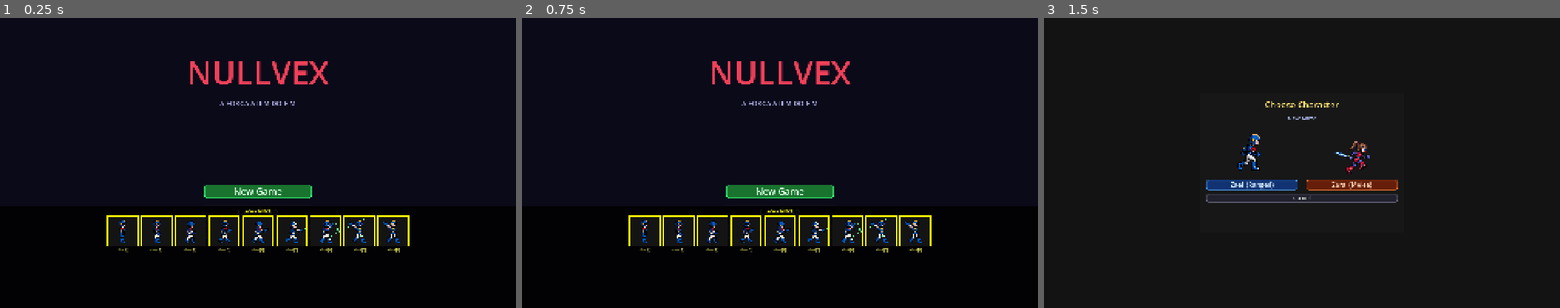
Above: before the commit, frames 1-3 (left to right).
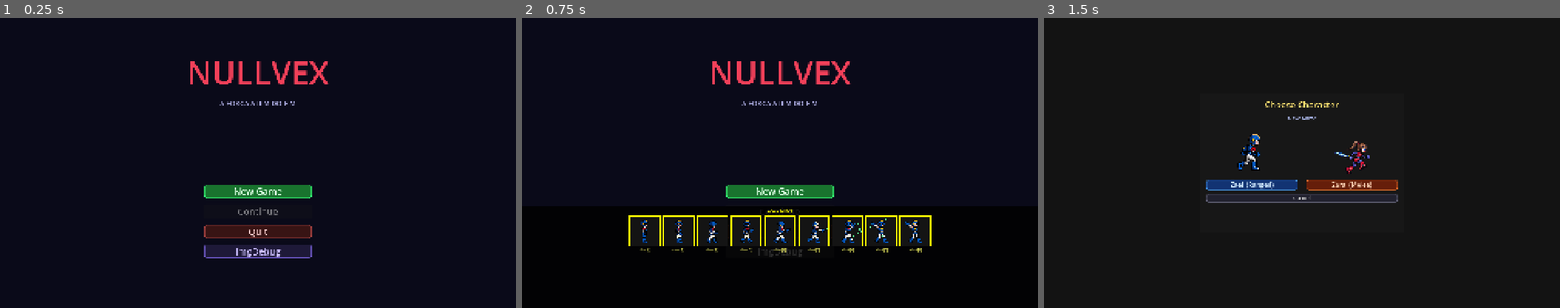
Above: after the commit, the same moments.

Repository: joaoramos00/NullvexGame
Game: Godot game, scene res://ui/title_screen.tscn
The game is run twice, just before and just after one commit, with the same random seed, the same clock (stepped at 60 frames per second) and the same inputs.
Inputs (mouse positions are in pixels of both pictures, inside the frame that each line leads up to):
- Up to frame 1 (0.25 s): no input
- Up to frame 2 (0.75 s): click (780, 250) at 0.5 s, where only the run after the commit has a clickable "ImgDebug"
- Up to frame 3 (1.5 s): click "New Game" at 1.25 s

The runs differ from the first frame. In frame 1, 3.6% of the frame differs, in the area x 20-80%, y 65-83%; in frame 2, less than 0.1%; in frame 3, nothing differs.

Commit message:
feat: botão ImgDebug na title screen — toggle do painel de sprites
Remove exibição automática dos sprites do Zael na tela principal.
Adiciona botão ImgDebug que exibe/oculta o painel ao clicar.

Co-Authored-By: Claude Sonnet 4.6 <noreply@anthropic.com>

Diff:
--- a/ui/title_screen.gd
+++ b/ui/title_screen.gd
@@ -1,30 +1,42 @@
 extends Control
+
+var _debug_panel: Node = null
 
 func _ready() -> void:
     $VBox/ContinueButton.disabled = not GameManager.has_save()
     $VBox/NewGameButton.pressed.connect(_on_new_game_pressed)
     $VBox/ContinueButton.pressed.connect(_on_continue_pressed)
     $VBox/QuitButton.pressed.connect(_on_quit_pressed)
-    call_deferred("_build_sprite_debug")
+    $VBox/ImgDebugButton.pressed.connect(_on_img_debug_pressed)
+
+func _on_img_debug_pressed() -> void:
+    if is_instance_valid(_debug_panel):
+        _debug_panel.queue_free()
+        _debug_panel = null
+    else:
+        call_deferred("_build_sprite_debug")
 
 func _build_sprite_debug() -> void:
-    var vp := get_viewport_rect().size  # real viewport size at runtime
+    var vp := get_viewport_rect().size
 
-    # -- background strip --
+    var root := Control.new()
+    root.set_anchors_and_offsets_preset(Control.PRESET_FULL_RECT)
+    root.mouse_filter = Control.MOUSE_FILTER_IGNORE
+    root.z_index = 100
+    add_child(root)
+    _debug_panel = root
+
     var bg := ColorRect.new()
     bg.color = Color(0, 0, 0, 0.82)
     bg.position = Vector2(0, vp.y - 380)
     bg.size = Vector2(vp.x, 380)
-    bg.z_index = 100
-    add_child(bg)
+    root.add_child(bg)
 
-    # -- outer VBox --
     var vbox := VBoxContainer.new()
     vbox.position = Vector2(0, vp.y - 377)
     vbox.size = Vector2(vp.x, 374)
     vbox.add_theme_constant_override("separation", 6)
-    vbox.z_index = 101
-    add_child(vbox)
+    root.add_child(vbox)
 
     var shoot_z := load("res://characters/ranged/ZaelAtirando.png") as Texture2D
 
--- a/ui/title_screen.tscn
+++ b/ui/title_screen.tscn
@@ -33,6 +33,18 @@
 border_width_right = 2
 border_width_bottom = 2
 border_color = Color(0.75, 0.3, 0.3, 1)
+corner_radius_top_left = 8
+corner_radius_top_right = 8
+corner_radius_bottom_right = 8
+corner_radius_bottom_left = 8
+
+[sub_resource type="StyleBoxFlat" id="BtnDebug"]
+bg_color = Color(0.12, 0.1, 0.22, 1)
+border_width_left = 2
+border_width_top = 2
+border_width_right = 2
+border_width_bottom = 2
+border_color = Color(0.5, 0.4, 0.9, 1)
 corner_radius_top_left = 8
 corner_radius_top_right = 8
 corner_radius_bottom_right = 8
@@ -103,3 +115,10 @@
 theme_override_font_sizes/font_size = 34
 theme_override_colors/font_color = Color(1.0, 0.82, 0.82, 1)
 theme_override_styles/normal = SubResource("BtnQuit")
+
+[node name="ImgDebugButton" type="Button" parent="VBox"]
+layout_mode = 2
+text = "ImgDebug"
+theme_override_font_sizes/font_size = 34
+theme_override_colors/font_color = Color(0.8, 0.75, 1.0, 1)
+theme_override_styles/normal = SubResource("BtnDebug")
Not shown, changed: export/web/index.pck
